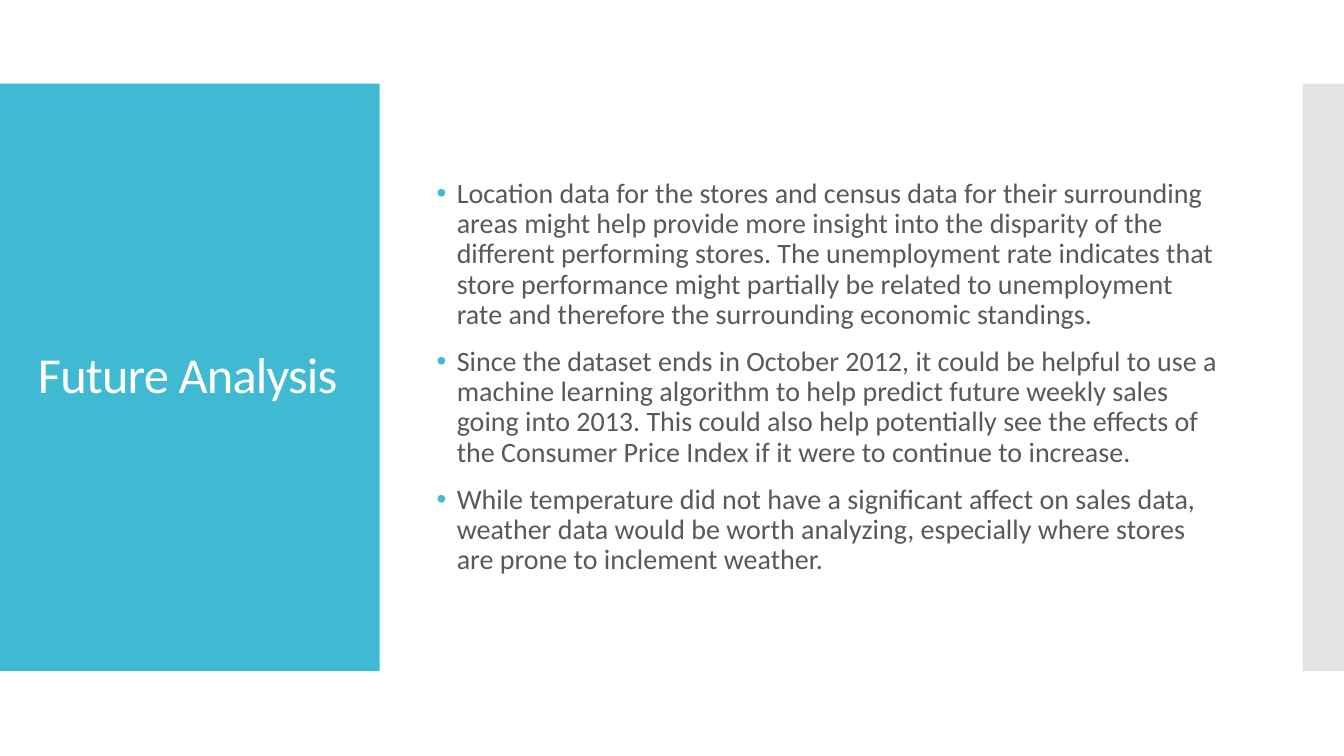
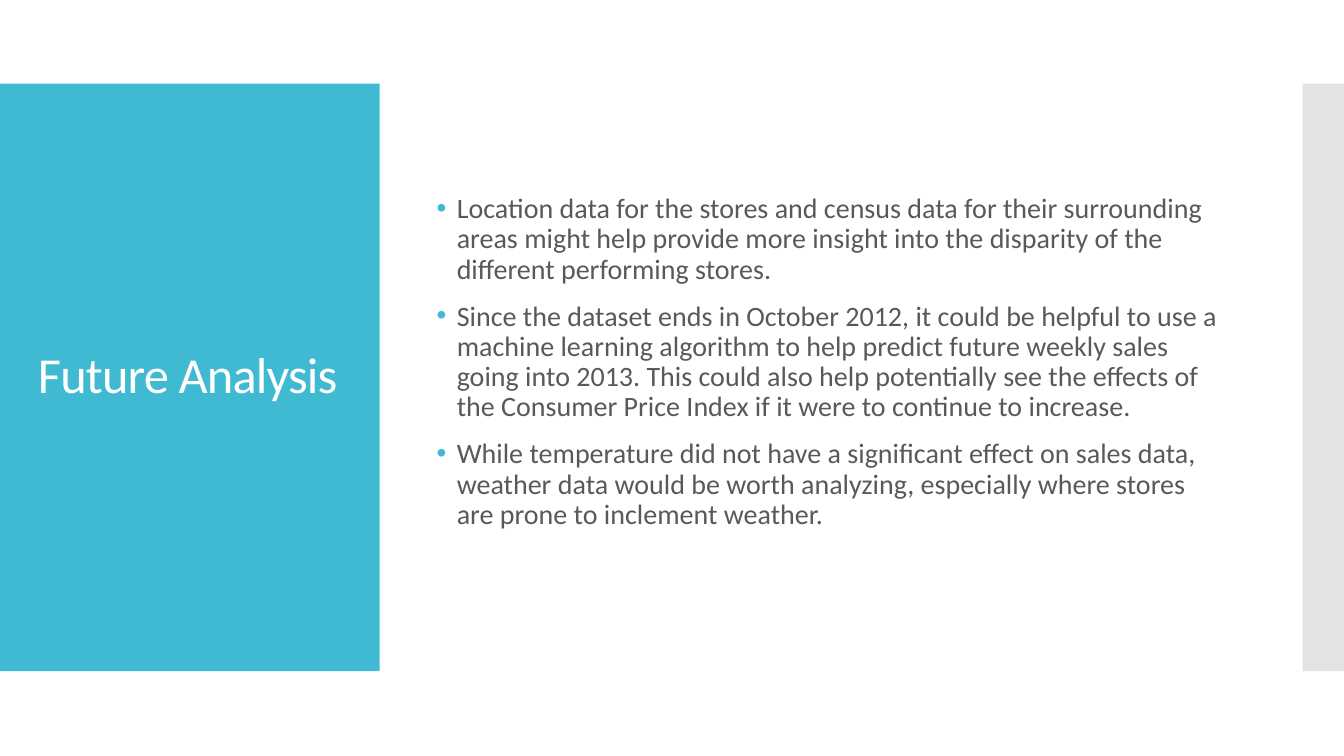
Before and after one commit to mleggett25/Walmart-Sales-Analysis, a slide deck: slide 21 of Walmart Sales Analysis.pptx (slide 23 before the commit). Drawn at 1344x756 pixels with LibreOffice and Linux fonts; fonts in the diff are those of the drawing. Boxes give left, top, right and bottom in pixels: in the first picture for what was removed or moved away, otherwise in the second. Text is boxed around its words. In the diff, an @@ line names an element or a change of style, - is before the commit and + after.

```diff
--- a/Walmart Sales Analysis.pptx
+++ b/Walmart Sales Analysis.pptx
@@ text at (457, 198, 1202, 284): text changed @@
-• Location data for the stores and census data for their surrounding areas might help provide more insight into the disparity of the different performing stores. The unemployment rate indicates that store performance might partially be related to unemployment rate and therefore the surrounding economic standings.
+• Location data for the stores and census data for their surrounding areas might help provide more insight into the disparity of the different performing stores.
@@ text at (457, 443, 1195, 529): text changed @@
-• While temperature did not have a significant affect on sales data, weather data would be worth analyzing, especially where stores are prone to inclement weather.
+• While temperature did not have a significant effect on sales data, weather data would be worth analyzing, especially where stores are prone to inclement weather.
```
Also in this commit, not shown: 15 other slides changed, 1 slide added, 6 other files.
